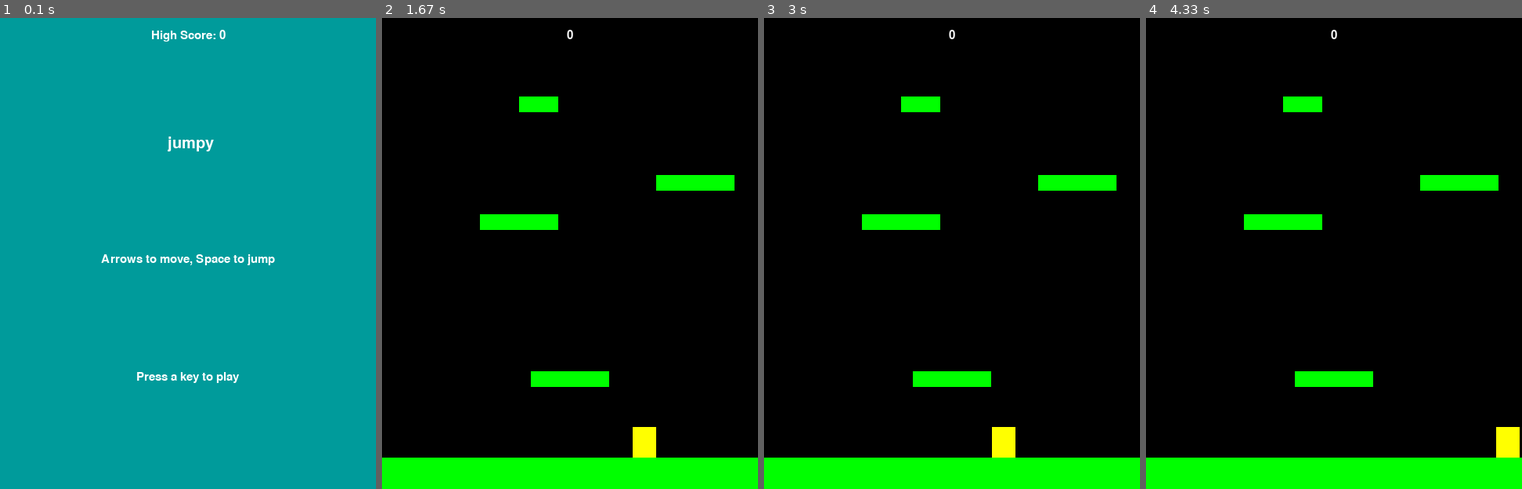
Above: before the commit, frames 1-4 (left to right).
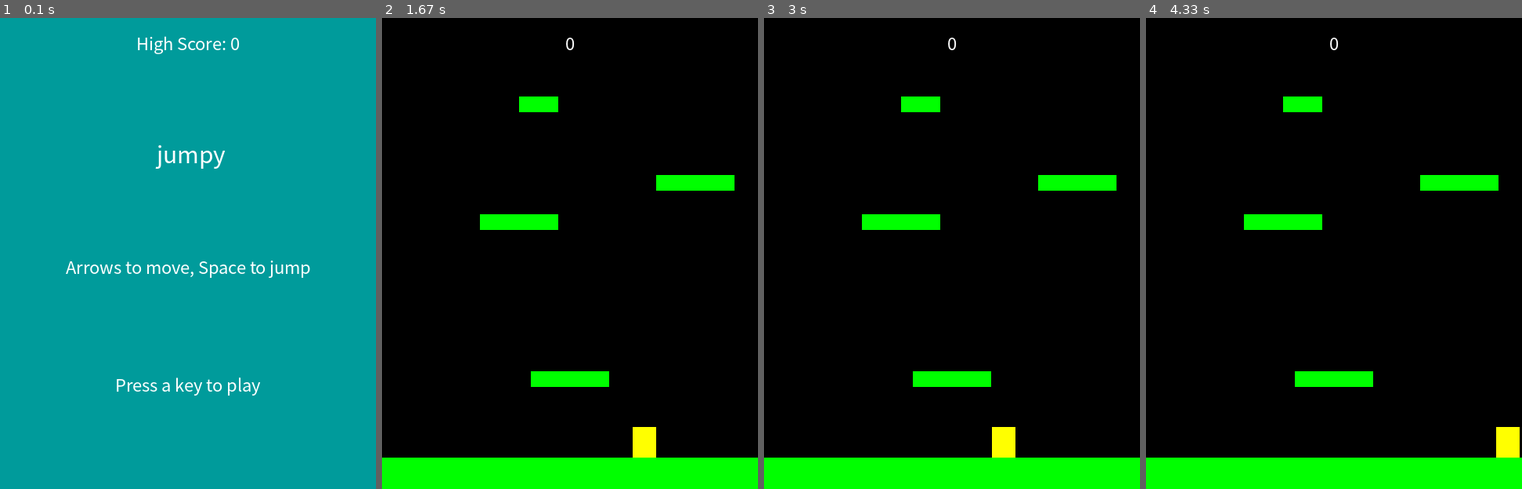
Above: after the commit, the same moments.

Repository: alier22/jump-platform
Game: pygame game, started from opensw/main.py
Two runs of this game, one before a commit and one after it. Both use one fixed random seed, a clock stepped at 60 frames per second and the inputs below.
Inputs:
- Up to frame 1 (0.1 s): no input
- Up to frame 2 (1.67 s): hold Right 0.33-0.8 s; hold Right 0.83-1.3 s; hold Left from 1.33 s (still down)
- Up to frame 3 (3 s): release Left at 1.87 s; hold Left 1.9-2.3 s; hold Right 2.33-2.97 s
- Up to frame 4 (4.33 s): hold Left 3-3.47 s; hold Right 3.5-3.97 s; hold Right from 4 s (still down)

The runs differ from the first frame. In frame 1, 2.5% of the frame differs, in the area x 17-83%, y 2-81%; in frame 2, less than 0.1%; in frame 3, less than 0.1%; in frame 4, less than 0.1%.

Commit message:
한글폰트 이름 수정

Diff:
--- a/opensw/settings.py
+++ b/opensw/settings.py
@@ -4,7 +4,7 @@
 WIDTH = 480
 HEIGHT = 600
 FPS = 60
-FONT_NAME = 'arial'
+FONT_NAME = 'NanumBarunGothicBold.ttf'
 HS_FILE = "highscore.txt"
 
 # Player properties 속도 조절
